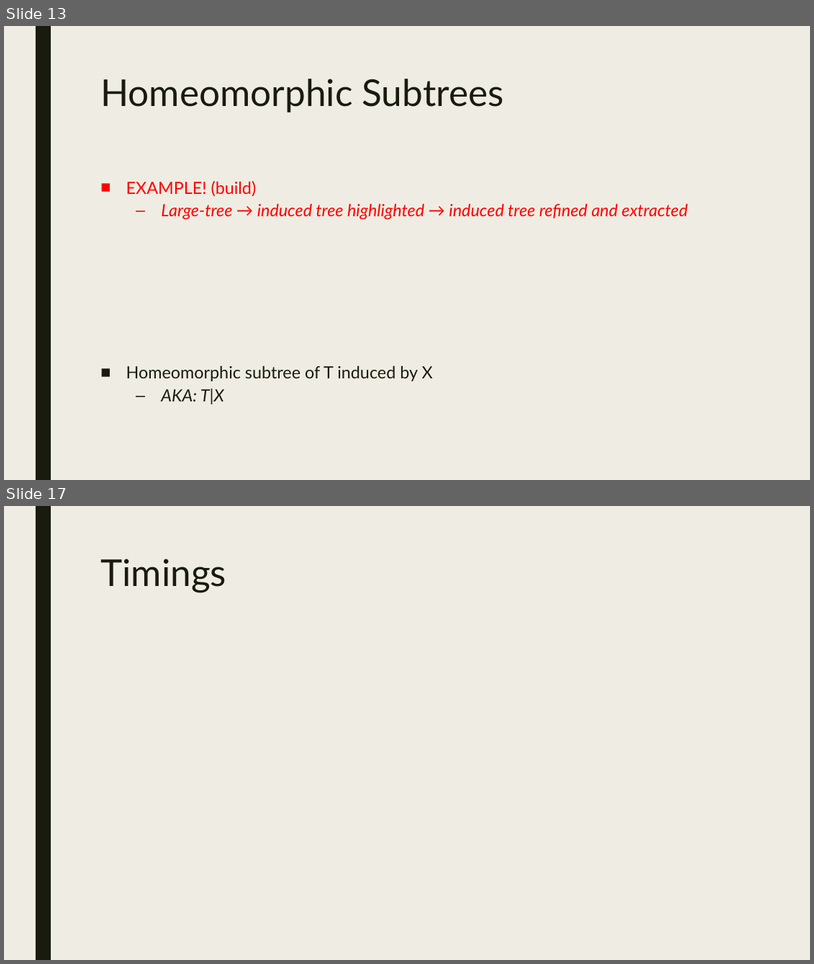
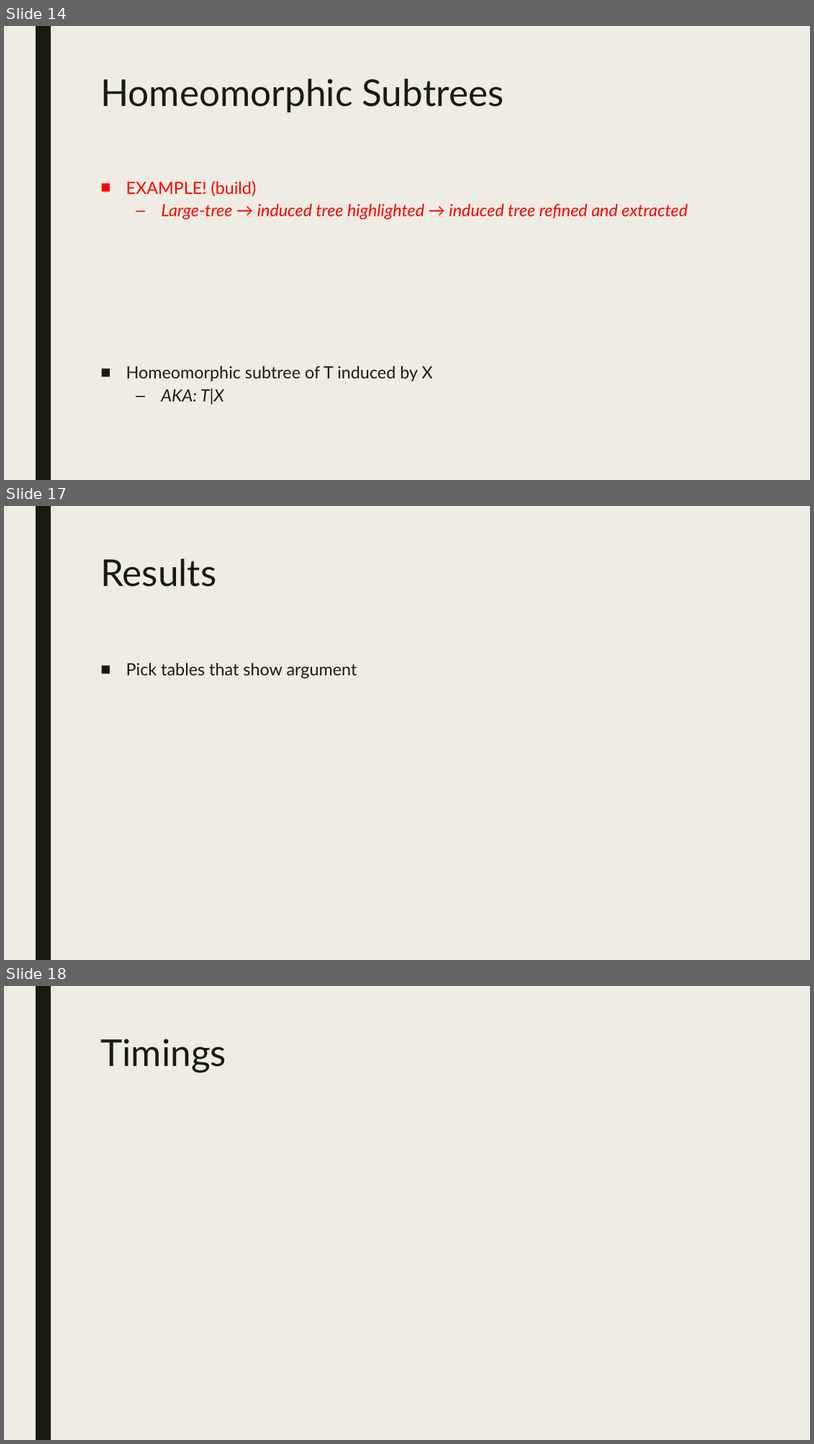
Before and after one commit to itsdlow/PhyloTools, a slide deck: Surveying_Phylogenetic_Forests.pptx. Shown one above the other, each under a label of ours: slides 13 and 17 before the commit, slides 14, 17 and 18 after it; the slides between them are not shown. The pictures are 814x964 and 814x1444 pixels, drawn with LibreOffice and Linux fonts; fonts in the diff are those of the drawing. Boxes give left, top, right and bottom in pixels: in the first picture for what was removed or moved away, otherwise in the second. Text is boxed around its words. In the diff, an @@ line names an element or a change of style, - is before the commit and + after.

```diff
--- a/Surveying_Phylogenetic_Forests.pptx
+++ b/Surveying_Phylogenetic_Forests.pptx
@@ slide 17 added at bbox=[4, 506, 810, 960], background #EFEDE3; not listed: 1 template element that a slide beside it also shows @@
@@ title added at bbox=[100, 559, 216, 587], 44 pt, text #191B0E @@
+Results
@@ text added at bbox=[126, 662, 358, 679], 20 pt, text #191B0E @@
+■ Pick tables that show argument
@@ what was slide 13 is now slide 14 @@
@@ what was slide 17 is now slide 18 @@
```
Also in this commit, not shown: 5 slides changed, 1 other slide added, 1 slide removed.
